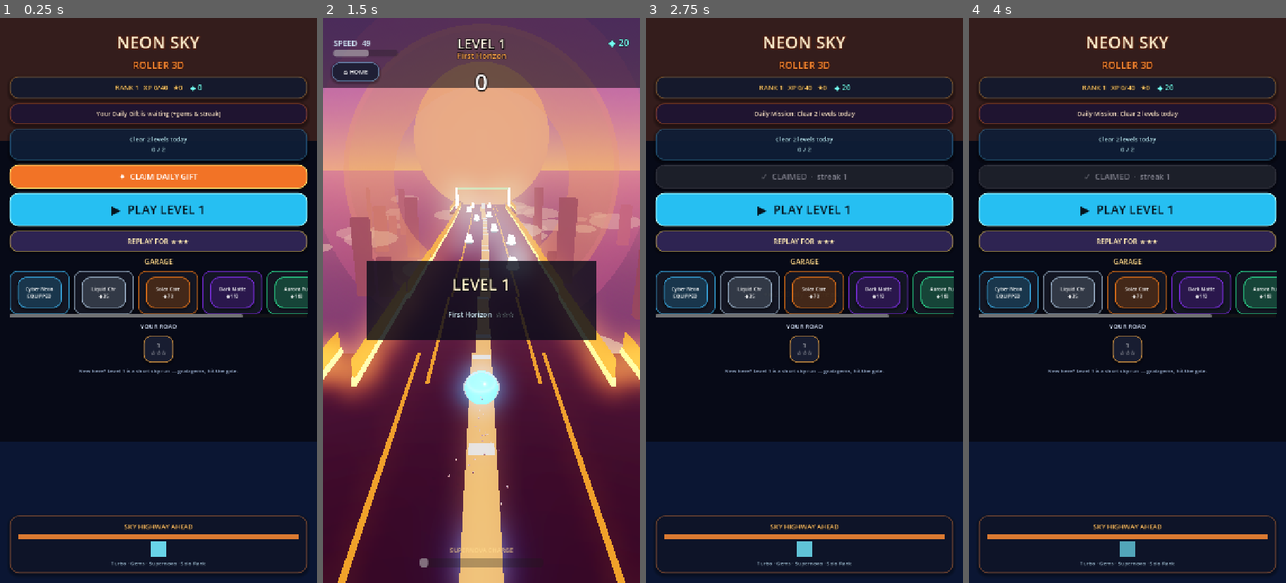
Above: before the commit, frames 1-4 (left to right).
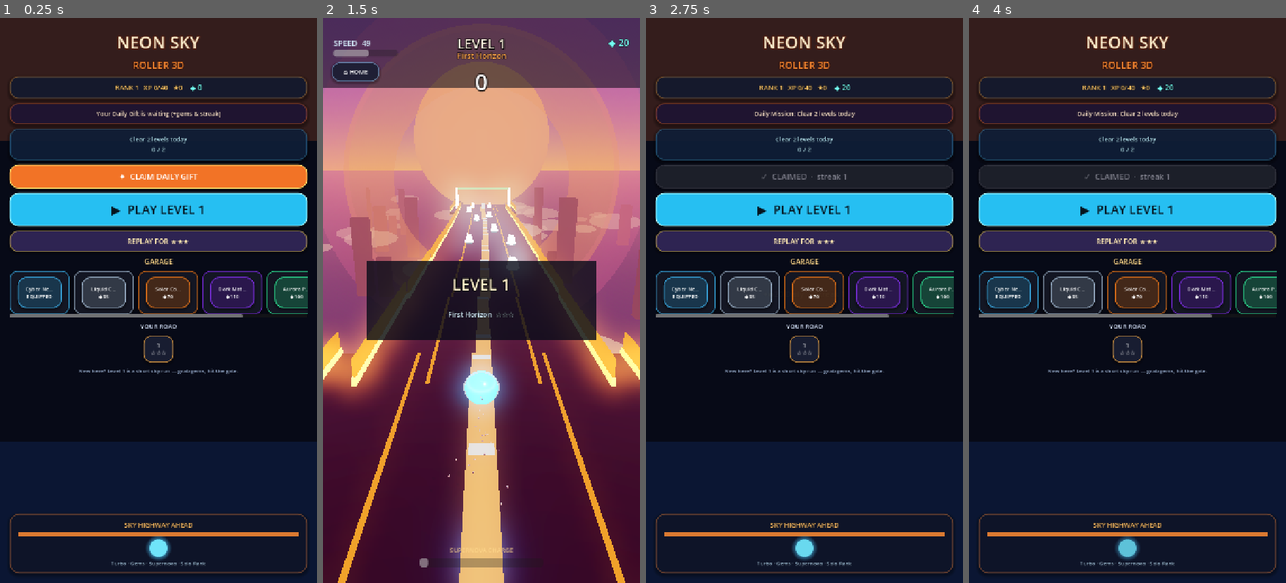
Above: after the commit, the same moments.

Repository: dhayalramk/android_games
Game: Godot game, scene res://scenes/main.tscn
Two runs of this game, one before a commit and one after it. Both use one fixed random seed, a clock stepped at 60 frames per second and the inputs below.
Inputs:
- Up to frame 1 (0.25 s): no input
- Up to frame 2 (1.5 s): click "✦ CLAIM DAILY GIFT" at 0.5 s; click "▶ PLAY LEVEL 1" at 1.25 s
- Up to frame 3 (2.75 s): click "⌂ HOME" at 2 s
- Up to frame 4 (4 s): click "▶ PLAY LEVEL 1" at 2.75 s; click "⌂ HOME" at 3.5 s

The runs differ from the first frame. In frame 1, 1.8% of the frame differs, in the area x 3-98%, y 47-96%; in frame 2, nothing differs; in frame 3, 1.8%; in frame 4, 1.9%.

Commit message:
fix(neon-sky-roller): readable garage labels + round hub orb
Co-authored-by: Dhayal Ram <dhayalramk@users.noreply.github.com>

Diff:
--- a/games/neon_sky_roller_3d/scripts/meta_hub.gd
+++ b/games/neon_sky_roller_3d/scripts/meta_hub.gd
@@ -17,7 +17,7 @@
 var _level_row: HBoxContainer
 var _toast: Label
 var _toast_timer: float = 0.0
-var _hero_orb: ColorRect
+var _hero_orb: Control
 var _play_lock: bool = false
 
 func setup(p) -> void:
@@ -227,12 +227,23 @@
 	rail.mouse_filter = Control.MOUSE_FILTER_IGNORE
 	teaser_col.add_child(rail)
 	_hero_orb = ColorRect.new()
-	_hero_orb.custom_minimum_size = Vector2(36, 36)
+	_hero_orb.custom_minimum_size = Vector2(40, 40)
 	_hero_orb.color = Color(0.45, 0.92, 1.0, 0.95)
 	_hero_orb.mouse_filter = Control.MOUSE_FILTER_IGNORE
+	# Rounded “ball” silhouette via StyleBox on a Panel overlay
+	var orb_panel := Panel.new()
+	orb_panel.custom_minimum_size = Vector2(40, 40)
+	orb_panel.mouse_filter = Control.MOUSE_FILTER_IGNORE
+	var orb_style := StyleBoxFlat.new()
+	orb_style.bg_color = Color(0.45, 0.92, 1.0, 1.0)
+	orb_style.set_corner_radius_all(20)
+	orb_style.shadow_color = Color(0.3, 0.8, 1.0, 0.55)
+	orb_style.shadow_size = 10
+	orb_panel.add_theme_stylebox_override("panel", orb_style)
+	_hero_orb = orb_panel  # reuse pulse target
 	var orb_wrap := CenterContainer.new()
 	orb_wrap.mouse_filter = Control.MOUSE_FILTER_IGNORE
-	orb_wrap.add_child(_hero_orb)
+	orb_wrap.add_child(orb_panel)
 	teaser_col.add_child(orb_wrap)
 	var teaser_sub := Label.new()
 	teaser_sub.text = "Turbo · Gems · Supernova · Solo Rank"
@@ -282,7 +293,12 @@
 		var owned: bool = progress.is_skin_unlocked(i)
 		var selected: bool = progress.selected_skin == i
 		var tag := "EQUIPPED" if selected else ("OWNED" if owned else "◆%d" % int(s["cost"]))
-		_skin_btns[i].text = "%s\n%s" % [str(s["name"]).substr(0, 10), tag]
+		var short_name := str(s["name"])
+		# Keep garage labels readable on phone cards
+		if short_name.length() > 9:
+			short_name = short_name.substr(0, 8) + "…"
+		_skin_btns[i].text = "%s\n%s" % [short_name, tag]
+		_skin_btns[i].add_theme_font_size_override("font_size", 12)
 
 	for c in _level_row.get_children():
 		c.queue_free()
